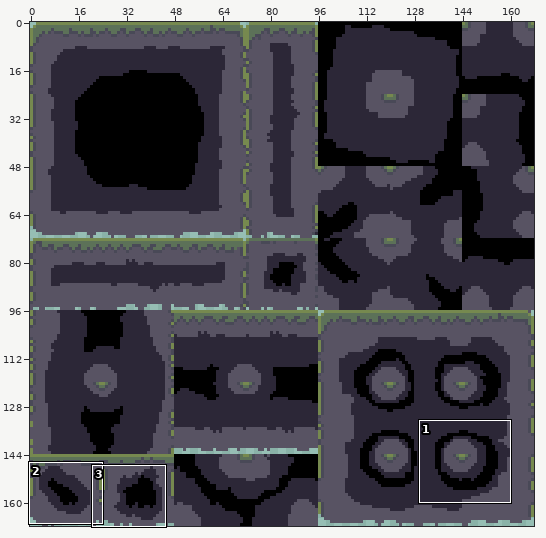
Two states of a sprite sheet, Assets/Sprites/Tileset/Dirt_Basic2.png. Above: a wide view before the commit, with the close-up outlined.
Close-up. The starting point:
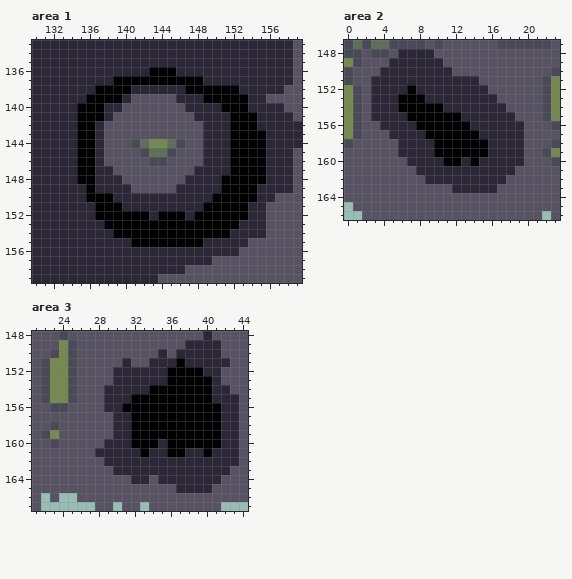
The file is 168x168 pixels. Shown: area 1: x 130..159, y 133..159; area 2: x 0..23, y 147..166; area 3: x 21..44, y 148..167. The commit also changed other parts of the picture, which this record leaves out.
New version:
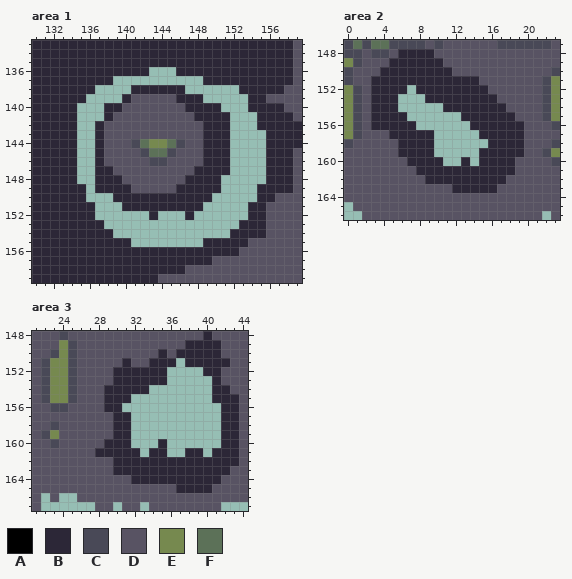
Palette (. is transparent): A #000000  B #2c2737  C #494957  D #585363  E #76894f  F #5c7158
What changed:
--- area 1
@@ x 130..159 @@
 135 BBBBBBBBBBBBBBBBBBBBBBBBBBBBBD
-136 BBBBBBBBBBBBBAAABBBBBBBBBBBBBD
-137 BBBBBBBBBAAAAAAAAAABBBBBBBBBBD
-138 BBBBBBBAAAABBBBBBAAAAAABBBBBDD
-139 BBBBBBAAAABDDDDDBBBAAAAABBDDDD
-140 BBBBBAAABBDDDDDDDBBBBAAABBBBDD
-141 BBBBBAAABDDDDDDDDDBBBBAAABBBBD
-142 BBBBBAABDDDDDDDDDDDBBBAAABBBBB
-143 BBBBBAABDDDDDDDDDDDBBBAAAABBBB
-144 BBBBBAABDDDCFEEFCDDBBBAAAABBBB
-145 BBBBBAABDDDDCFFCDDDBBBAAAABBBD
-146 BBBBBAABDDDDDCCDDDDBBBAAAABBBD
-147 BBBBBAABBDDDDDDDDDBBBBAAAABBBD
-148 BBBBBAABBBDDDDDDDBBBBAAAAABBBD
-149 BBBBBBABBBBDDDDDBBBBBAAAABBBBD
-150 BBBBBBAAABBBBBBBBBBBAAAAABBDDD
-151 BBBBBBBAAABBBBBBBBBAAAAABBDDDD
-152 BBBBBBBAAAAAABAAABAAAAAABBDDDD
-153 BBBBBBBBAAAAAAAAAAAAAAABBBDDDD
-154 BBBBBBBBBAAAAAAAAAAAAABBBBDDDD
-155 BBBBBBBBBBBAAAAAAAABBBBBDDDDDD
+136 BBBBBBBBBBBBB...BBBBBBBBBBBBBD
+137 BBBBBBBBB..........BBBBBBBBBBD
+138 BBBBBBB....BBBBBB......BBBBBDD
+139 BBBBBB....BDDDDDBBB.....BBDDDD
+140 BBBBB...BBDDDDDDDBBBB...BBBBDD
+141 BBBBB...BDDDDDDDDDBBBB...BBBBD
+142 BBBBB..BDDDDDDDDDDDBBB...BBBBB
+143 BBBBB..BDDDDDDDDDDDBBB....BBBB
+144 BBBBB..BDDDCFEEFCDDBBB....BBBB
+145 BBBBB..BDDDDCFFCDDDBBB....BBBD
+146 BBBBB..BDDDDDCCDDDDBBB....BBBD
+147 BBBBB..BBDDDDDDDDDBBBB....BBBD
+148 BBBBB..BBBDDDDDDDBBBB.....BBBD
+149 BBBBBB.BBBBDDDDDBBBBB....BBBBD
+150 BBBBBB...BBBBBBBBBBB.....BBDDD
+151 BBBBBBB...BBBBBBBBB.....BBDDDD
+152 BBBBBBB......B...B......BBDDDD
+153 BBBBBBBB...............BBBDDDD
+154 BBBBBBBBB.............BBBBDDDD
+155 BBBBBBBBBBB........BBBBBDDDDDD
 156 BBBBBBBBBBBBBBBBBBBBBBBDDDDDDD
--- area 2
@@ x 0..23 @@
 151 CDDBBBBBBBBBBBBDDDDDDDCE
-152 ECDBBBBABBBBBBBBDDDDDDCE
-153 ECDBBBAAABBBBBBBBDDDDDCE
-154 ECDBBBAAAAABBBBBBBDDDDCE
-155 ECDBBBBAAAAAABBBBBBDDDCE
-156 ECDDBBBBAAAAAABBBBBBDDDC
-157 ECDDDBBBBAAAAAABBBBBDDDD
-158 CDDDDDBBBBAAAAAABBBBDDDC
-159 DDDDDDBBBBAAAAAABBBBDDCE
-160 DDDDDDDBBBBAABABBBBBDDDC
+152 ECDBBBB.BBBBBBBBDDDDDDCE
+153 ECDBBB...BBBBBBBBDDDDDCE
+154 ECDBBB.....BBBBBBBDDDDCE
+155 ECDBBBB......BBBBBBDDDCE
+156 ECDBBBBB......BBBBBBDDDC
+157 ECDDDBBBBB.....BBBBBDDDD
+158 CDDDDDBBBB......BBBBDDDC
+159 DDDDDDBBBB.....BBBBBDDCE
+160 DDDDDDDBBBB..B.BBBBDDDDC
 161 DDDDDDDDBBBBBBBBBBBDDDDD
--- area 3
@@ x 21..44 @@
 150 DDCECDDDDDDDDDBDBBBBBDDD
-151 DCEECDDDDDBDDBBBABBBBBDD
-152 DCEECDDDDBBBBBBAAAABBDDD
-153 DCEECDDDDBBBBBBAAAAABDDD
-154 DCEECDDDBBBBBAAAAAAABBDD
-155 DCEECDDDBBBAAAAAAAAABBBD
-156 DDCCDDDDBBAAAAAAAAAAABBD
-157 DDDDDDDDDBBAAAAAAAAAABBD
-158 DDCDDDDDDBBAAAAAAAAAABBD
-159 DCEDDDDDDBBAAAAAAAAAABBD
-160 DDCDDDDDBBBAAABAAAAAABBD
-161 DDDDDDDBBBBBABBAABBABBBD
-162 DDDDDDDDBBBBBBBBBBBBBBBD
+151 DCEECDDDDDBDDBBB.BBBBBDD
+152 DCEECDDDDBBBBBB....BBDDD
+153 DCEECDDDDBBBBBB.....BDDD
+154 DCEECDDDBBBBB.......BBDD
+155 DCEECDDDBBB.........BBBD
+156 DDCCDDDDBB...........BBD
+157 DDDDDDDDDBB..........BBD
+158 DDCDDDDDDBB..........BBD
+159 DCEDDDDDDBB..........BBD
+160 DDCDDDDDBBB...B......BBD
+161 DDDDDDDBBBBB.BB..BB.BBBD
+162 DDDDDDDDDBBBBBBBBBBBBBBD
 163 DDDDDDDDDBBBBBBBBBBBBBDD
-164 DDDDDDDDDDDBBDBBBBBBBDDD
+164 DDDDDDDDDDDBBBBBBBBBBDDD
 165 DDDDDDDDDDDDDDDDBBBBDDDD
